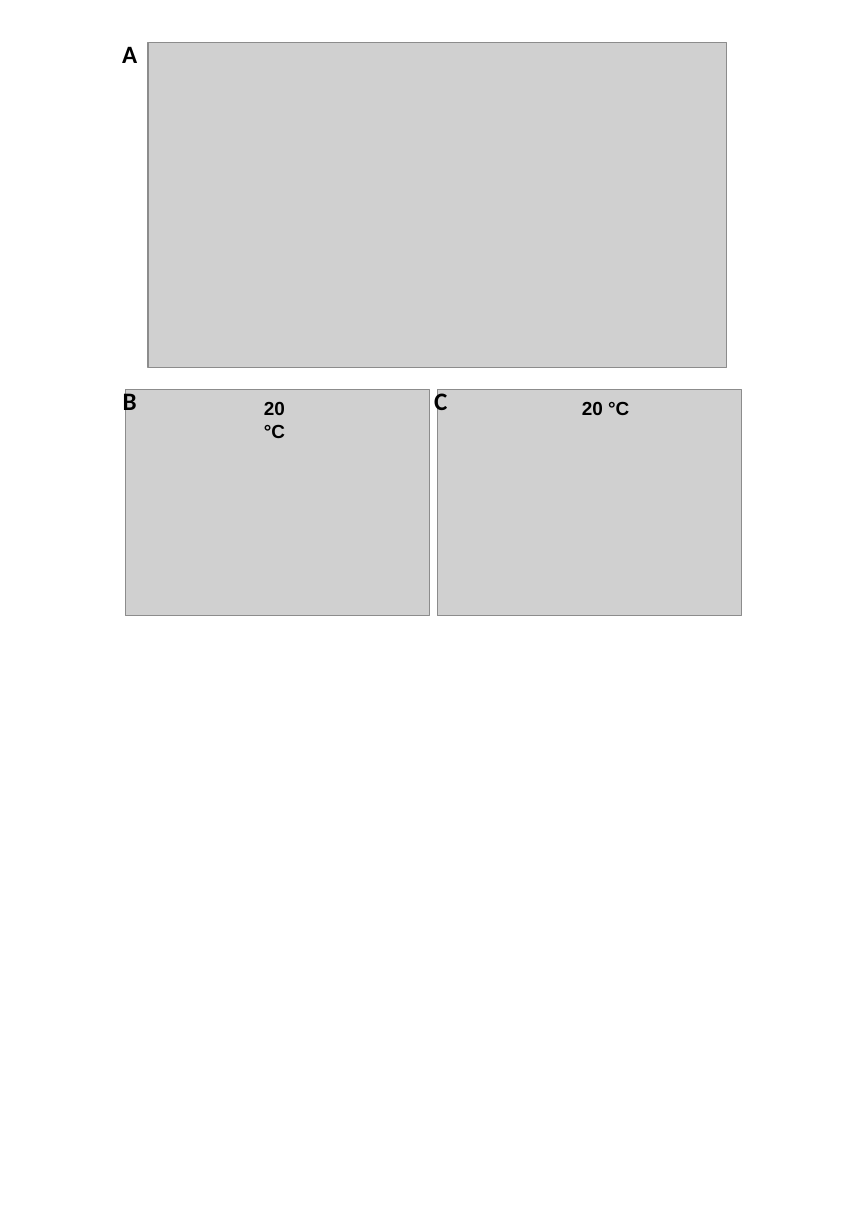
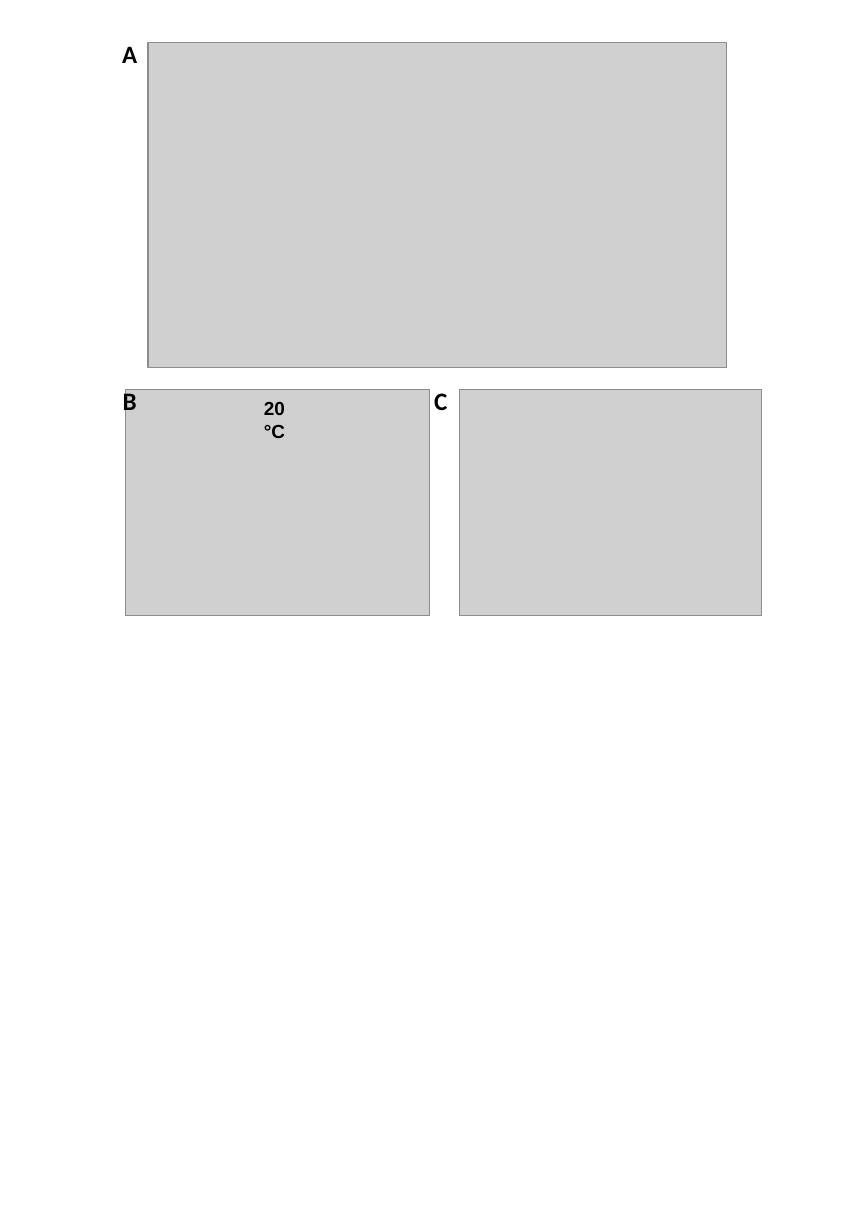
Before and after one commit to ppalandre/Master-thesis, a slide deck: slide 1 of WRITING/Figures/Figure02_Constructs and growth curves/Figure02_Constructrs and growth curves.pptx. Drawn at 853x1232 pixels with LibreOffice and Linux fonts; fonts in the diff are those of the drawing; grey boxes stand for pictures. Boxes give left, top, right and bottom in pixels: in the first picture for what was removed or moved away, otherwise in the second. Text is boxed around its words. In the diff, an @@ line names an element or a change of style, - is before the commit and + after.

```diff
--- a/WRITING/Figures/Figure02_Constructs and growth curves/Figure02_Constructrs and growth curves.pptx
+++ b/WRITING/Figures/Figure02_Constructs and growth curves/Figure02_Constructrs and growth curves.pptx
@@ picture moved from (x1=437, y1=389, x2=742, y2=615) to (x1=459, y1=389, x2=762, y2=615) @@
@@ text removed at (x1=582, y1=402, x2=629, y2=415) @@
-20 °C
```
Also in this commit, not shown: 2 other slides changed.
